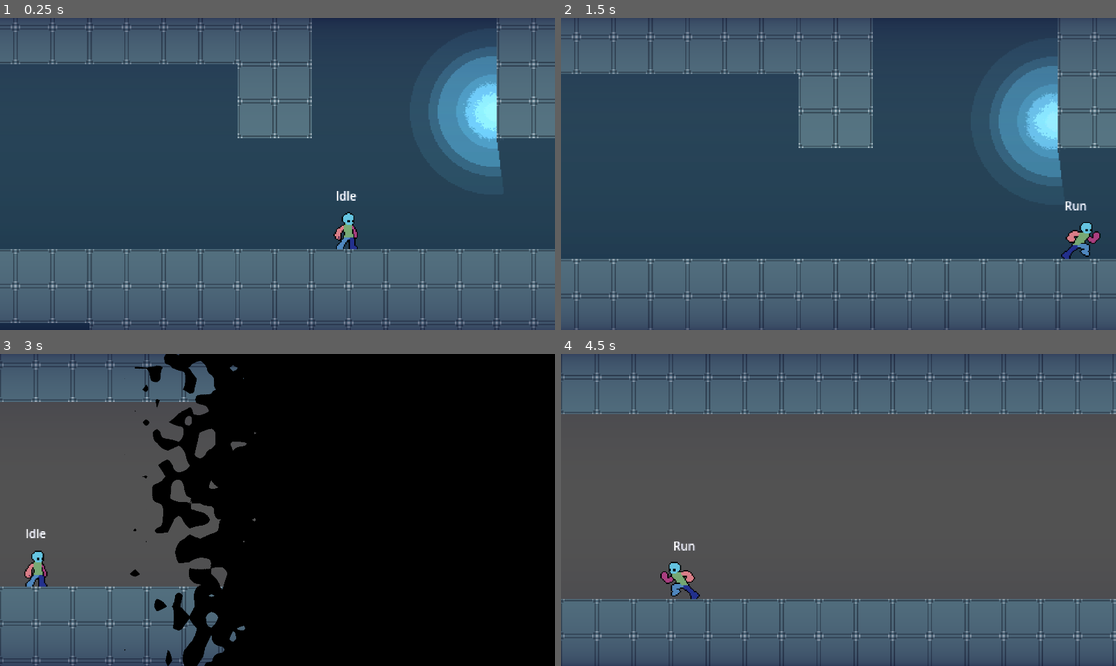
Above: before the commit, frames 1-4 (two rows, left to right).
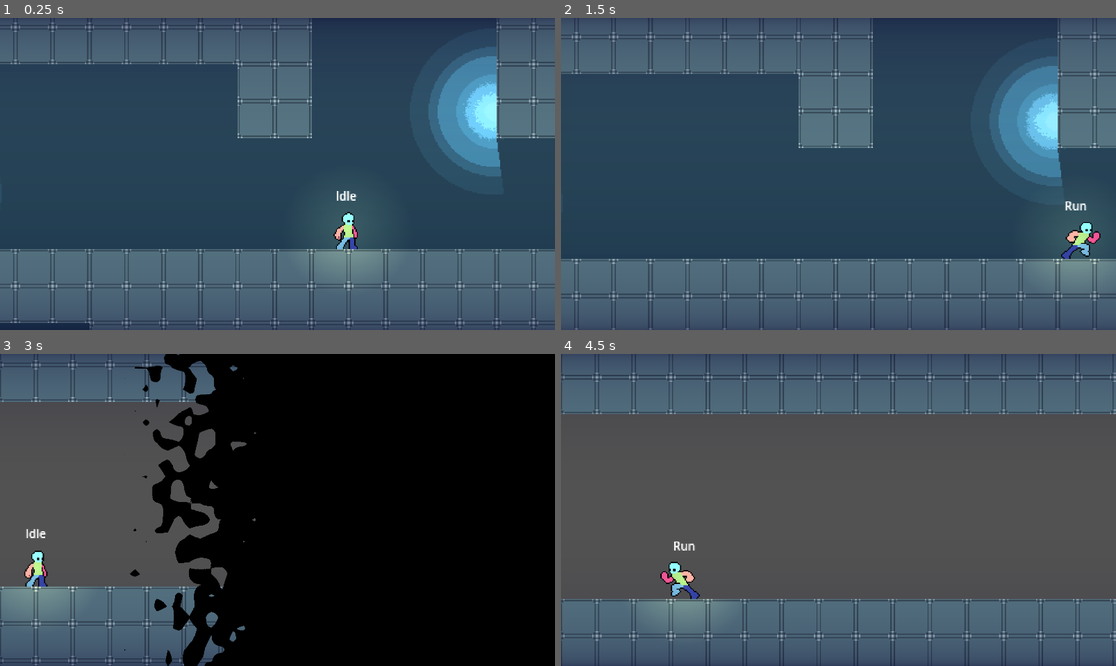
Above: after the commit, the same moments.

Repository: TianJunShi1/harry-forge
Game: Godot game, scene res://main.tscn
Two runs of this game, one before a commit and one after it. Both use one fixed random seed, a clock stepped at 60 frames per second and the inputs below.
Inputs (mouse positions are in pixels of both pictures, inside the frame that each line leads up to):
- Up to frame 1 (0.25 s): no input
- Up to frame 2 (1.5 s): tap Enter at 0.5 s; move the mouse to (960, 158) at 0.52 s; hold D (right) from 0.53 s (still down); tap E (action) at 0.6 s; tap Space (jump) at 0.77 s; move the mouse to (727, 189) at 1.27 s; tap Shift (run) at 1.35 s
- Up to frame 3 (3 s): tap Space (jump) at 1.52 s; move the mouse to (333, 441) at 2.02 s; release D (right) at 2.03 s; hold A (left) 2.03-2.78 s; tap E (action) at 2.1 s; move the mouse to (249, 572) at 2.77 s; hold D (right) from 2.78 s (still down); tap Shift (run) at 2.85 s
- Up to frame 4 (4.5 s): tap Space (jump) at 3.02, 3.77 s; move the mouse to (1005, 556) at 3.52 s; tap E (action) at 3.6 s; move the mouse to (672, 463) at 4.27 s; release D (right) at 4.28 s; hold A (left) from 4.28 s (still down); tap Shift (run) at 4.35 s

The runs differ from the first frame. In frame 1, 0.7% of the frame differs, in the area x 55-90%, y 42-80%; in frame 2, 0.8%, in the area x 87-99%, y 45-83%; in frame 3, 0.6%; in frame 4, 0.6%.

Commit message:
Add CanvasModulate, extra torches, and player ambient light
- CanvasModulate (dark navy) makes shadows and lights visible
- Torch shadow_color=black/0.85 for visible cast shadows
- Three additional Torch instances across Level 1
- Player PointLight2D: warm dim glow following the character

https://claude.ai/code/session_01Nep7k7bm9abyPcpCngC5Ws

Diff:
--- a/Interactable/Torch/Torch.tscn
+++ b/Interactable/Torch/Torch.tscn
@@ -102,4 +102,5 @@
 energy = 1.4
 shadow_enabled = true
 shadow_filter = 0
+shadow_color = Color(0, 0, 0, 0.85)
 texture = ExtResource("3_f7x5t")
--- a/Level/00_chapter1/01.tscn
+++ b/Level/00_chapter1/01.tscn
@@ -32,6 +32,9 @@
 dead_zone_width = 5.0
 dead_zone_height = 5.0
 
+[node name="CanvasModulate" type="CanvasModulate" parent="." unique_id=388200002]
+color = Color(0.08, 0.09, 0.13, 1)
+
 [node name="World" type="Node2D" parent="." unique_id=894101426]
 
 [node name="Test_bg" type="Sprite2D" parent="World" unique_id=1613154371]
@@ -47,6 +50,15 @@
 
 [node name="Torch" parent="World" unique_id=741852963 instance=ExtResource("9_torch")]
 position = Vector2(1501, -151)
+
+[node name="Torch2" parent="World" unique_id=388200003 instance=ExtResource("9_torch")]
+position = Vector2(1004, -80)
+
+[node name="Torch3" parent="World" unique_id=388200004 instance=ExtResource("9_torch")]
+position = Vector2(570, 110)
+
+[node name="Torch4" parent="World" unique_id=388200005 instance=ExtResource("9_torch")]
+position = Vector2(191, -80)
 
 [node name="CameraZones" type="Node2D" parent="." unique_id=2005047653]
 
--- a/Player/player.tscn
+++ b/Player/player.tscn
@@ -359,6 +359,17 @@
 "speed": 15.0
 }]
 
+[sub_resource type="Gradient" id="Gradient_player"]
+colors = PackedColorArray(1, 0.9, 0.7, 1, 1, 0.9, 0.7, 0)
+
+[sub_resource type="GradientTexture2D" id="GradientTexture2D_player"]
+gradient = SubResource("Gradient_player")
+width = 128
+height = 128
+fill = 1
+fill_from = Vector2(0.5, 0.5)
+fill_to = Vector2(1, 0.5)
+
 [sub_resource type="CapsuleShape2D" id="CapsuleShape2D_5htga"]
 
 [node name="Player" type="CharacterBody2D" unique_id=330197014 node_paths=PackedStringArray("initial_state")]
@@ -410,3 +421,10 @@
 unique_name_in_owner = true
 target_position = Vector2(0, 4)
 collision_mask = 4
+
+[node name="PointLight2D" type="PointLight2D" parent="." unique_id=388200001]
+position = Vector2(0, -16)
+color = Color(1, 0.88, 0.6, 1)
+energy = 0.55
+texture = SubResource("GradientTexture2D_player")
+texture_scale = 0.9
